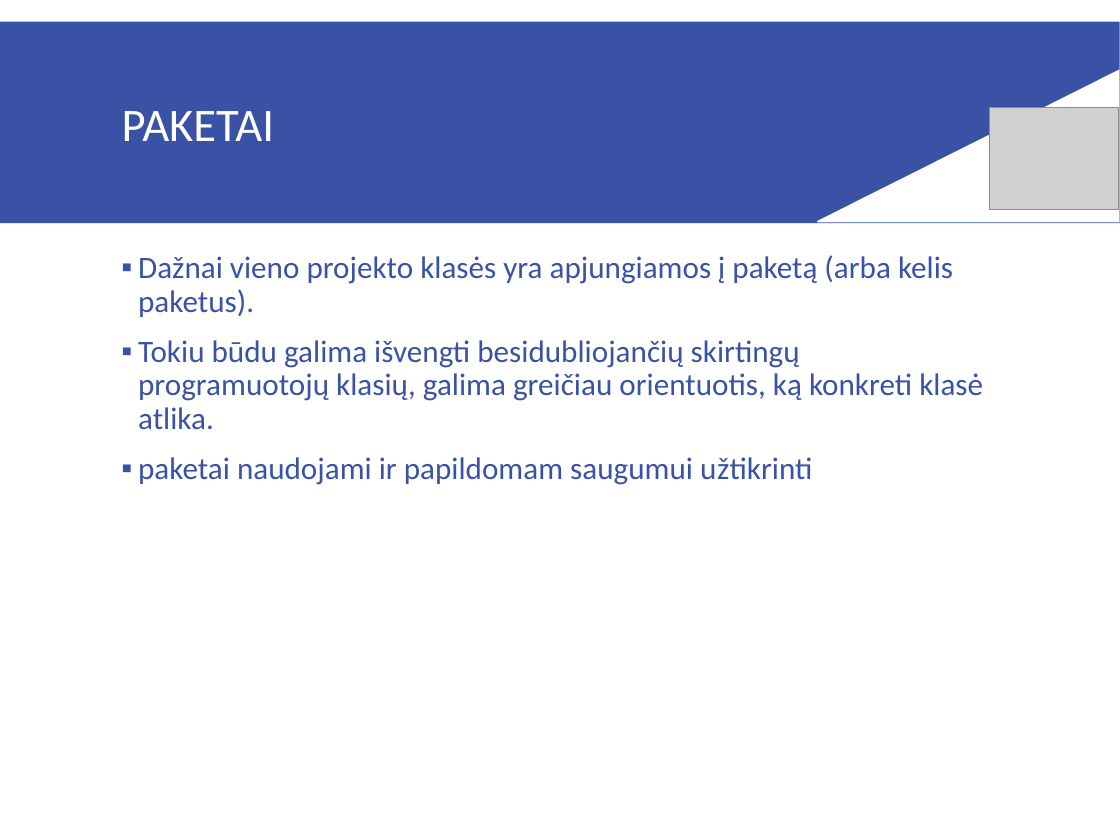
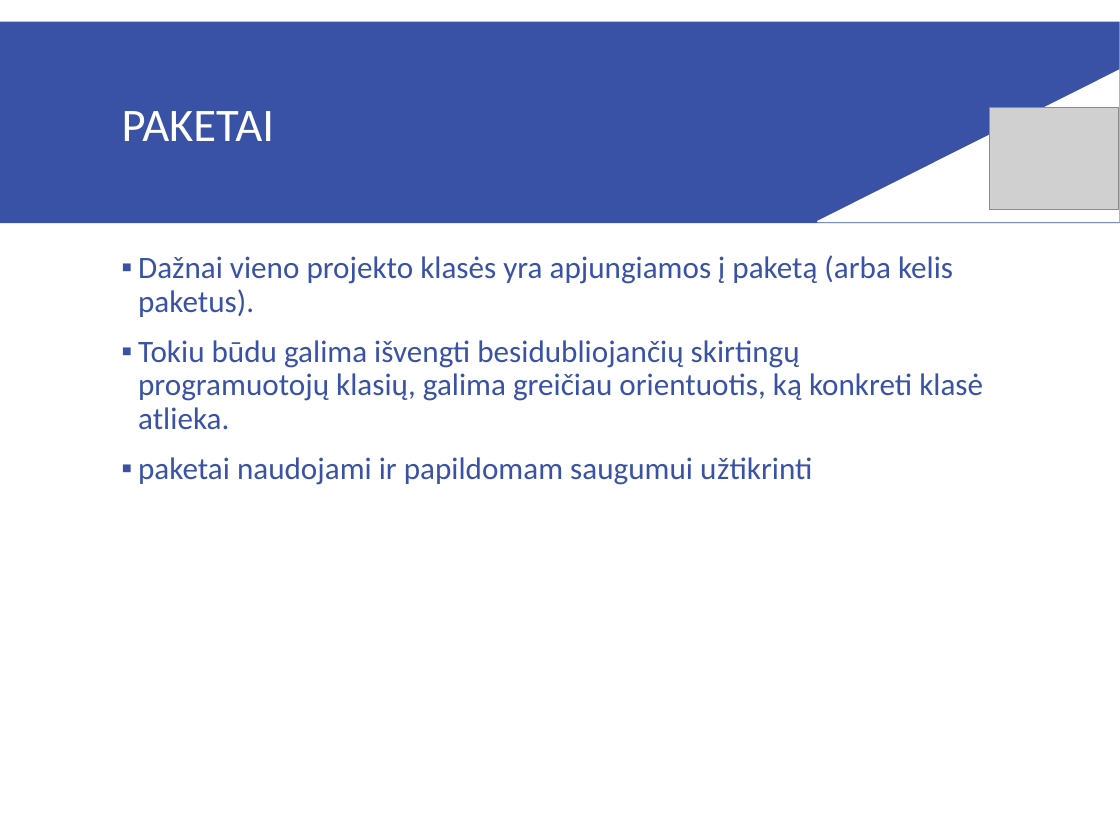
Before and after one commit to raimis-vcs/2016.10.25, a slide deck: slide 11 of paskaituSkaidres/1javaPreSql.ppt (slide 38 before the commit). Drawn at 1120x840 pixels with LibreOffice and Linux fonts; fonts in the diff are those of the drawing; grey boxes stand for pictures. Boxes give left, top, right and bottom in pixels: in the first picture for what was removed or moved away, otherwise in the second. Text is boxed around its words. In the diff, an @@ line names an element or a change of style, - is before the commit and + after.

```diff
--- a/paskaituSkaidres/1javaPreSql.ppt
+++ b/paskaituSkaidres/1javaPreSql.ppt
@@ text at <box>138,340,983,430</box>: text changed @@
-▪ Tokiu būdu galima išvengti besidubliojančių skirtingų programuotojų klasių, galima greičiau orientuotis, ką konkreti klasė atlika.
+▪ Tokiu būdu galima išvengti besidubliojančių skirtingų programuotojų klasių, galima greičiau orientuotis, ką konkreti klasė atlieka.
```
Also in this commit, not shown: 1 other file.
